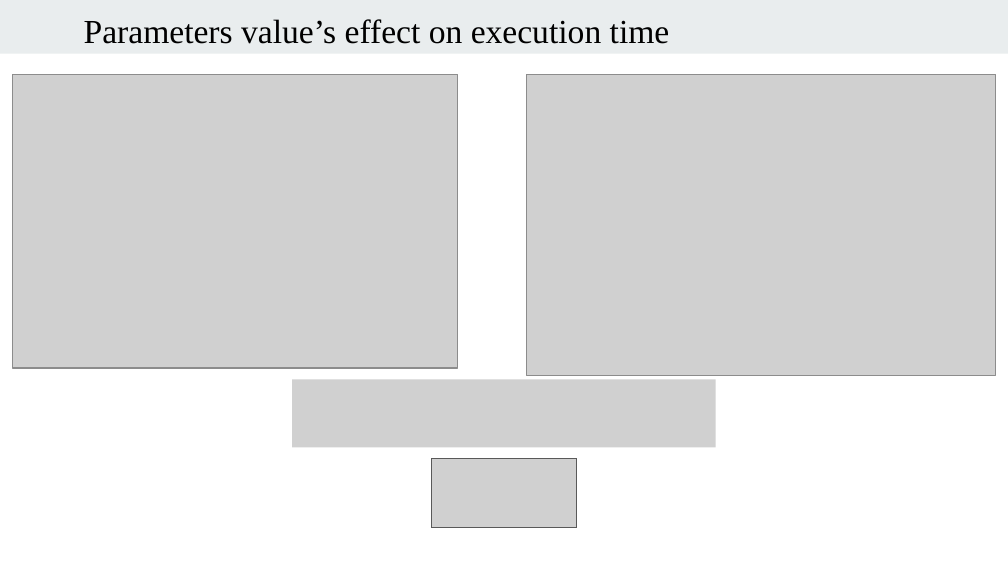
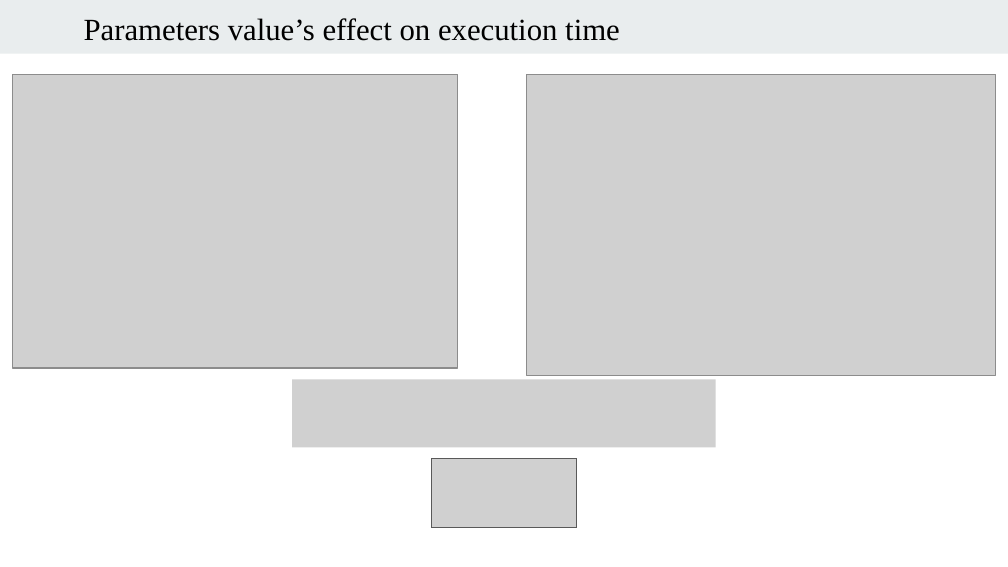
Before and after one commit to saraserafino/WirelessChargingLanes-Optimisation, a slide deck: slide 20 of presentation.pptx. Drawn at 1008x567 pixels with LibreOffice and Linux fonts; fonts in the diff are those of the drawing; grey boxes stand for pictures. Boxes give left, top, right and bottom in pixels: in the first picture for what was removed or moved away, otherwise in the second. Text is boxed around its words. In the diff, an @@ line names an element or a change of style, - is before the commit and + after.

```diff
--- a/presentation.pptx
+++ b/presentation.pptx
@@ text "Parameters value’s effect on execution ..." at box(84, 18, 620, 41): size 24 to 22 pt @@
```
Also in this commit, not shown: 3 other slides changed.
